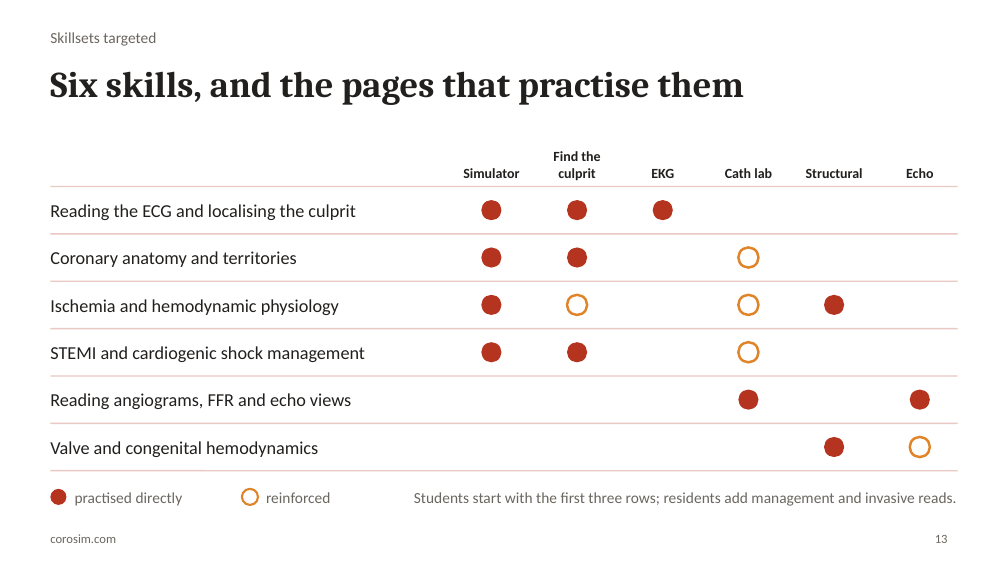
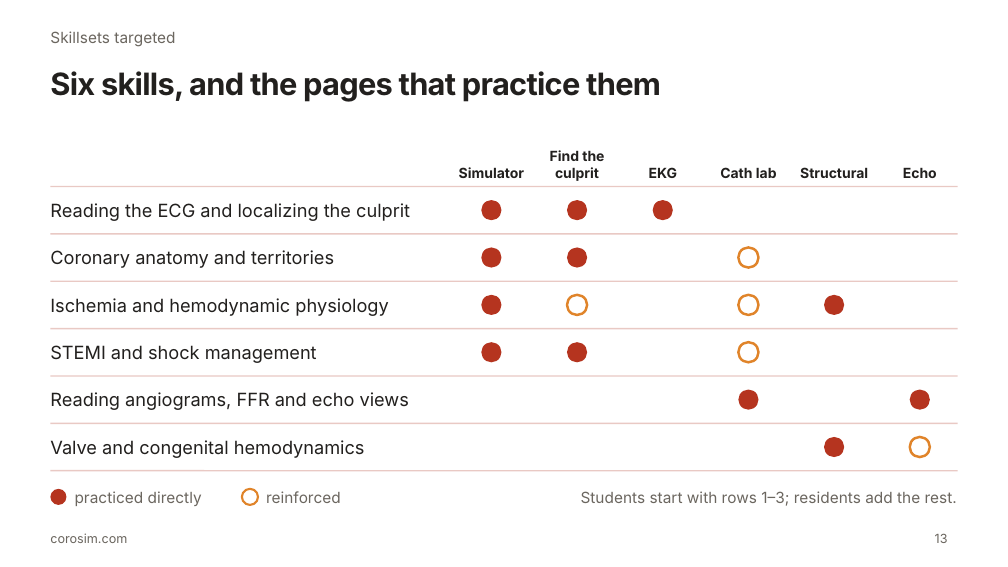
Before and after one commit to sirpravnp/corosim, a slide deck: slide 13 of docs/acc-sim-competition/CoroSim_ACC_Cardio_Sim_Creator.pptx. Drawn at 1008x567 pixels with LibreOffice and Linux fonts; fonts in the diff are those of the drawing. Boxes give left, top, right and bottom in pixels: in the first picture for what was removed or moved away, otherwise in the second. Text is boxed around its words. In the diff, an @@ line names an element or a change of style, - is before the commit and + after.

```diff
--- a/docs/acc-sim-competition/CoroSim_ACC_Cardio_Sim_Creator.pptx
+++ b/docs/acc-sim-competition/CoroSim_ACC_Cardio_Sim_Creator.pptx
@@ title at [50,71,661,102]: text changed; size 26 to 22 pt; font Cambria to Inter @@
-Six skills, and the pages that practise them
+Six skills, and the pages that practice them
@@ text at [50,203,410,221]: text changed; font Calibri to Inter @@
-Reading the ECG and localising the culprit
+Reading the ECG and localizing the culprit
@@ text at [50,345,317,363]: text changed; font Calibri to Inter @@
-STEMI and cardiogenic shock management
+STEMI and shock management
@@ text at [75,491,202,506]: text changed; font Calibri to Inter @@
-practised directly
+practiced directly
@@ text at [581,491,957,506]: text changed; font Calibri to Inter @@
-Students start with the first three rows; residents add management and invasive reads.
+Students start with rows 1–3; residents add the rest.
@@ font Calibri to Inter in 14 elements at [50,31,175,47], [459,167,524,178], [550,150,604,181], [649,167,677,178], [720,167,777,178], [800,167,868,178], [903,167,937,178], [50,250,334,268], [50,298,388,316], [50,392,409,410], [50,440,365,458], [266,491,341,503], [935,533,948,543], [50,533,127,543] @@
```
Also in this commit, not shown: 18 other slides changed, 1 other file.
